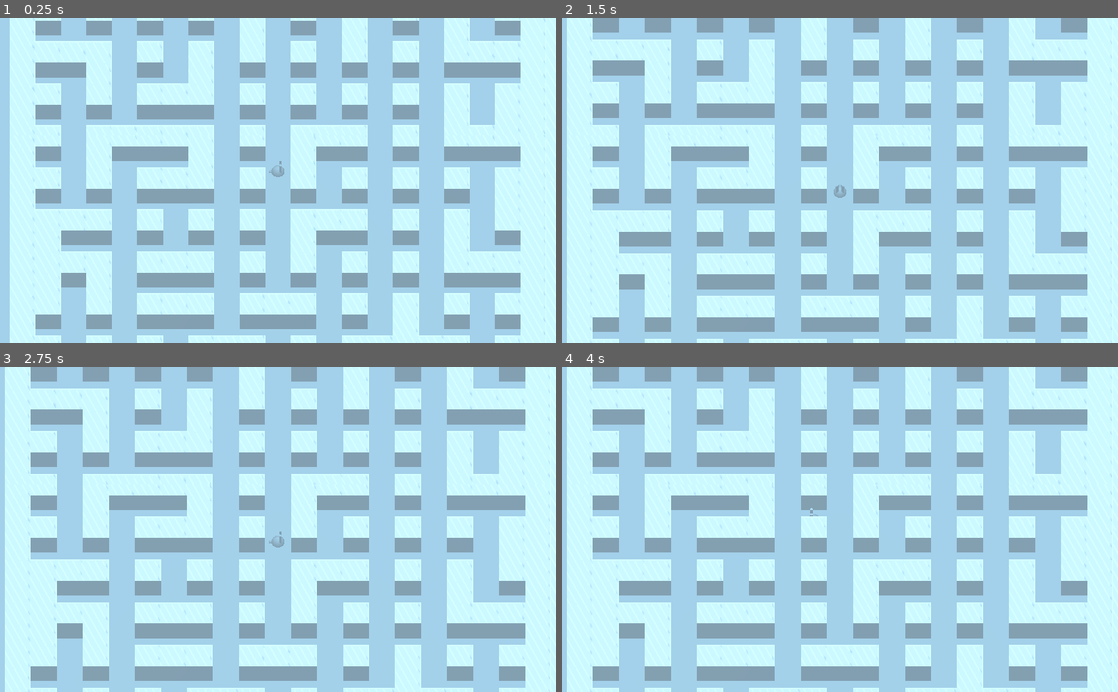
Above: before the commit, frames 1-4 (two rows, left to right).
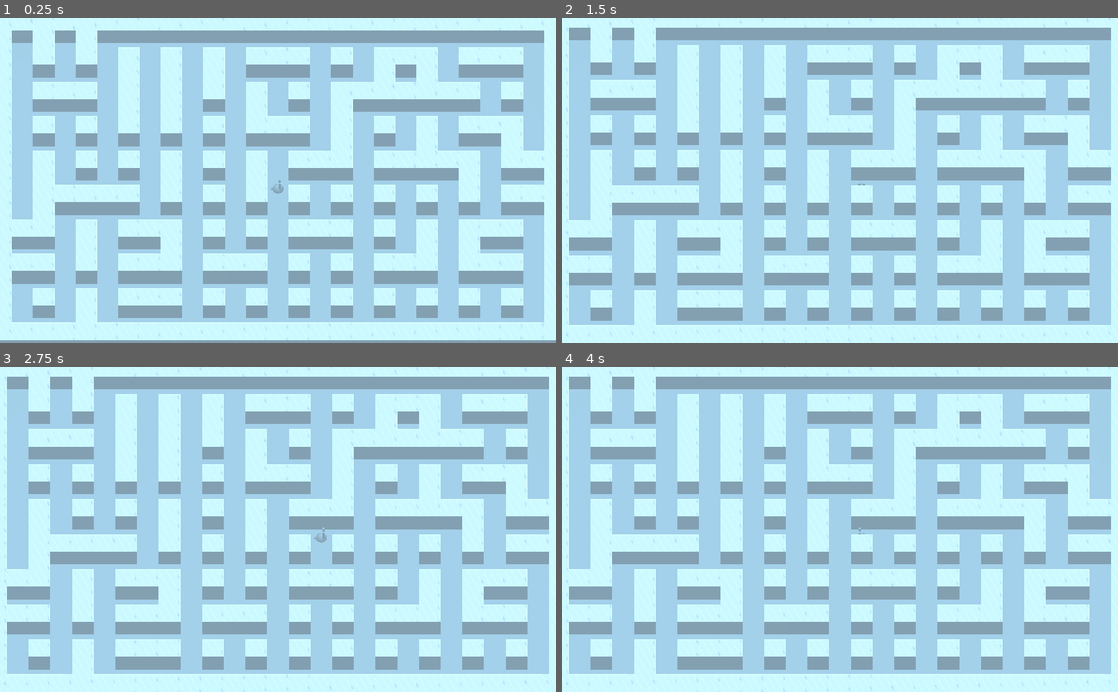
Above: after the commit, the same moments.

Repository: droqen/tojam2024battle
Game: Godot game, scene res://dev/droqen/control_test.tscn
The game is run twice, just before and just after one commit, with the same random seed, the same clock (stepped at 60 frames per second) and the same inputs.
Inputs:
- Up to frame 1 (0.25 s): no input
- Up to frame 2 (1.5 s): hold Right (ui_right) 0.53-1.28 s; tap Enter at 1.25 s; hold Down (ui_down) from 1.28 s (still down)
- Up to frame 3 (2.75 s): tap Space at 2 s; release Down (ui_down) at 2.03 s; hold Right (ui_right) from 2.03 s (still down)
- Up to frame 4 (4 s): tap Enter at 2.75 s; release Right (ui_right) at 2.78 s; hold Up (ui_up) 2.78-3.53 s; tap Space at 3.5 s; hold Left (ui_left) from 3.53 s (still down)

The runs differ from the first frame. In frame 1, 63% of the frame differs, in the area x 0-100%, y 0-100%; in frame 2, 63%; in frame 3, 63%, in the area x 0-99%, y 0-100%; in frame 4, 63%.

Commit message:
final-ish map tweak

Diff:
--- a/bomberman_project/dev/droqen/control_test.tscn
+++ b/bomberman_project/dev/droqen/control_test.tscn
@@ -4,7 +4,7 @@
 [ext_resource path="res://scene/subsystems/block_world.tscn" type="PackedScene" id=2]
 
 [sub_resource type="PlaneMesh" id=1]
-size = Vector2( 100, 100 )
+size = Vector2( 120, 120 )
 
 [sub_resource type="BoxShape" id=2]
 extents = Vector3( 100, 1, 100 )
@@ -21,9 +21,9 @@
 shape = SubResource( 2 )
 
 [node name="Camera" type="Camera" parent="."]
-transform = Transform( 1, 0, 0, 0, 0.569279, 0.822144, 0, -0.822144, 0.569279, 0, 41.202, 30.177 )
+transform = Transform( 1, 0, 0, 0, 0.588773, 0.808299, 0, -0.808299, 0.588773, 0, 41.202, 28.0458 )
 projection = 1
-size = 50.0
+size = 60.0
 
 [node name="bunny" parent="." instance=ExtResource( 1 )]
 
--- a/bomberman_project/dev/droqen/world_gen.gd
+++ b/bomberman_project/dev/droqen/world_gen.gd
@@ -2,14 +2,16 @@
 
 const BLOCK = preload("res://gameplay/basic_block.tscn")
 onready var w = get_parent()
+onready var world_width : int = 13
+onready var world_height : int = 9
 
 func _ready():
-	for x in range(-10,10+1):
-		for y in range(-10,10+1):
+	for x in range(-world_width,world_width+1):
+		for y in range(-world_height,world_height+1):
 			var solid : int = 0
 			if posmod(x, 2) == 1: solid += 1
 			if posmod(y, 2) == 1: solid += 1
-			if abs(x)==10 or abs(y)==10: solid = 2
+			if abs(x)==world_width or abs(y)==world_height: solid = 2
 			if solid == 2 or (solid == 1 and randf() < 0.25):
 				spawn_block_at(x,y)
 
